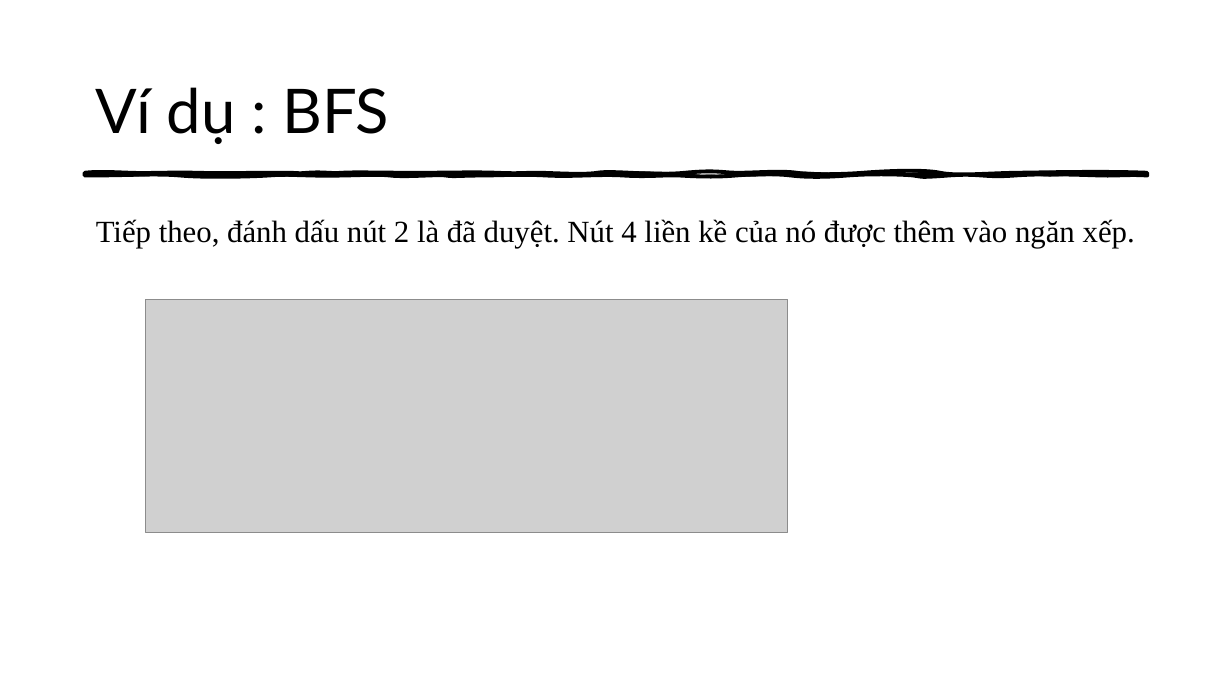
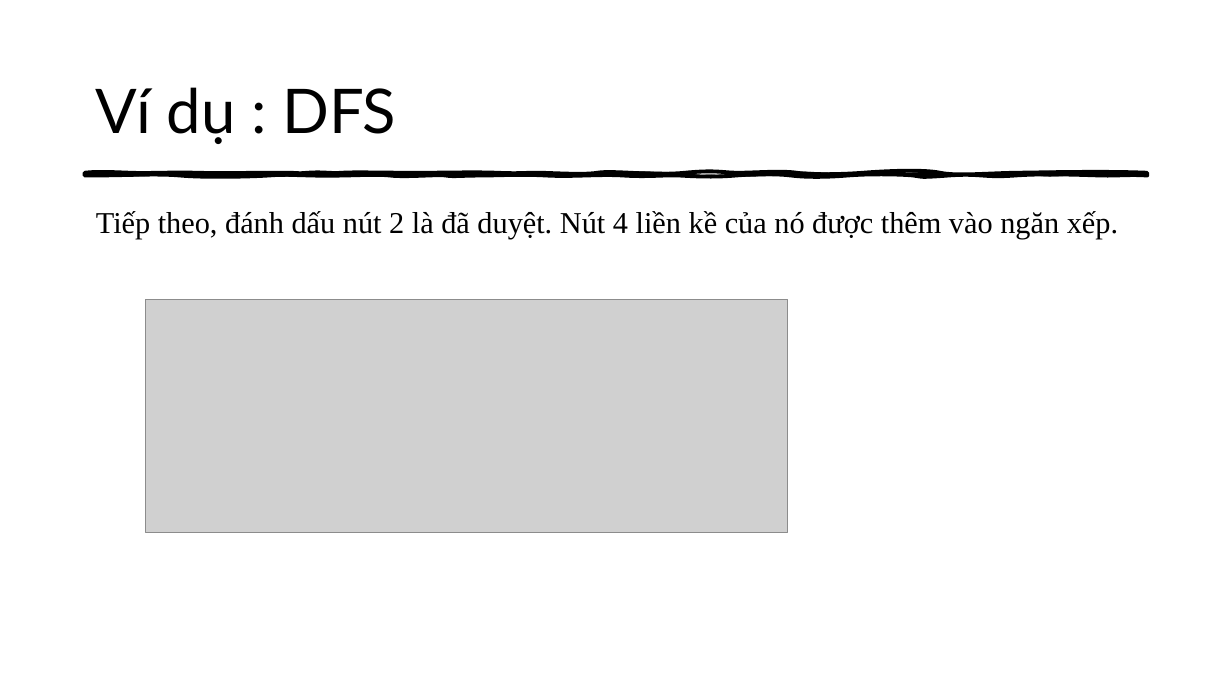
Before and after one commit to thathcmus/CTDL_GT, a slide deck: slide 30 of Cau_Truc_Du_Lieu_Do_Thi_Va_Ung_Dung.pptx (slide 13 before the commit). Drawn at 1232x693 pixels with LibreOffice and Linux fonts; fonts in the diff are those of the drawing; grey boxes stand for pictures. Boxes give left, top, right and bottom in pixels: in the first picture for what was removed or moved away, otherwise in the second. Text is boxed around its words. In the diff, an @@ line names an element or a change of style, - is before the commit and + after.

```diff
--- a/Cau_Truc_Du_Lieu_Do_Thi_Va_Ung_Dung.pptx
+++ b/Cau_Truc_Du_Lieu_Do_Thi_Va_Ung_Dung.pptx
@@ title at (x1=96, y1=87, x2=396, y2=144): text changed @@
-Ví dụ : BFS
+Ví dụ : DFS
@@ text "Tiếp theo, đánh dấu nút ..." at (x1=96, y1=211, x2=1118, y2=239): size 24 to 23.6 pt; line spacing 1.14 to 0.94 @@
```
Also in this commit, not shown: 19 other slides changed, 13 slides added, 2 other files.
